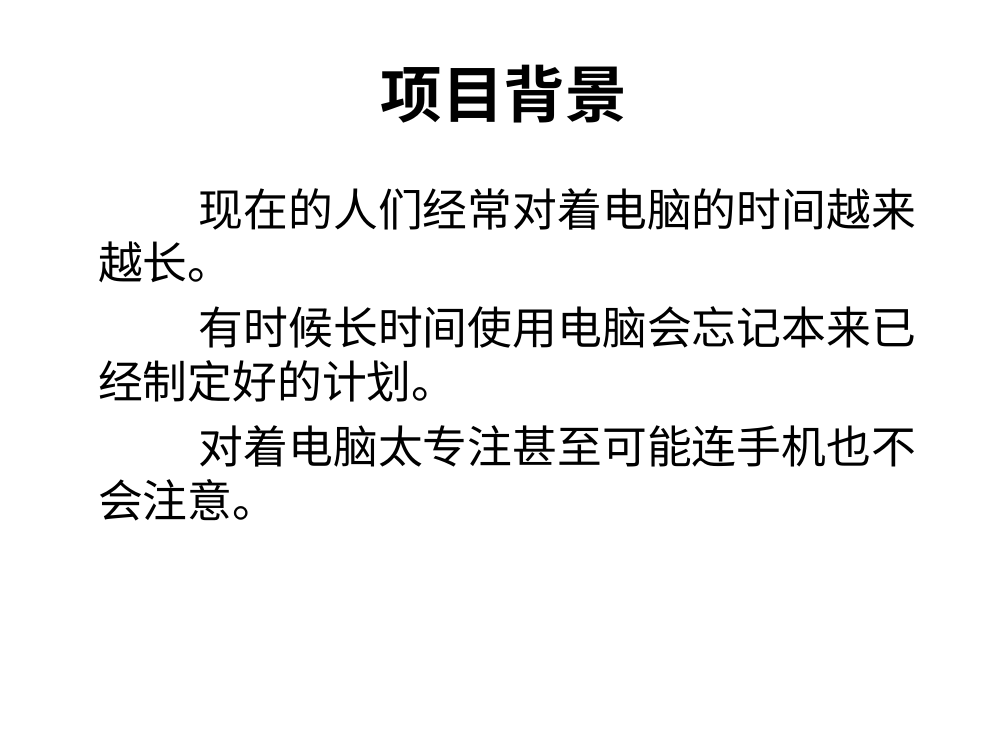
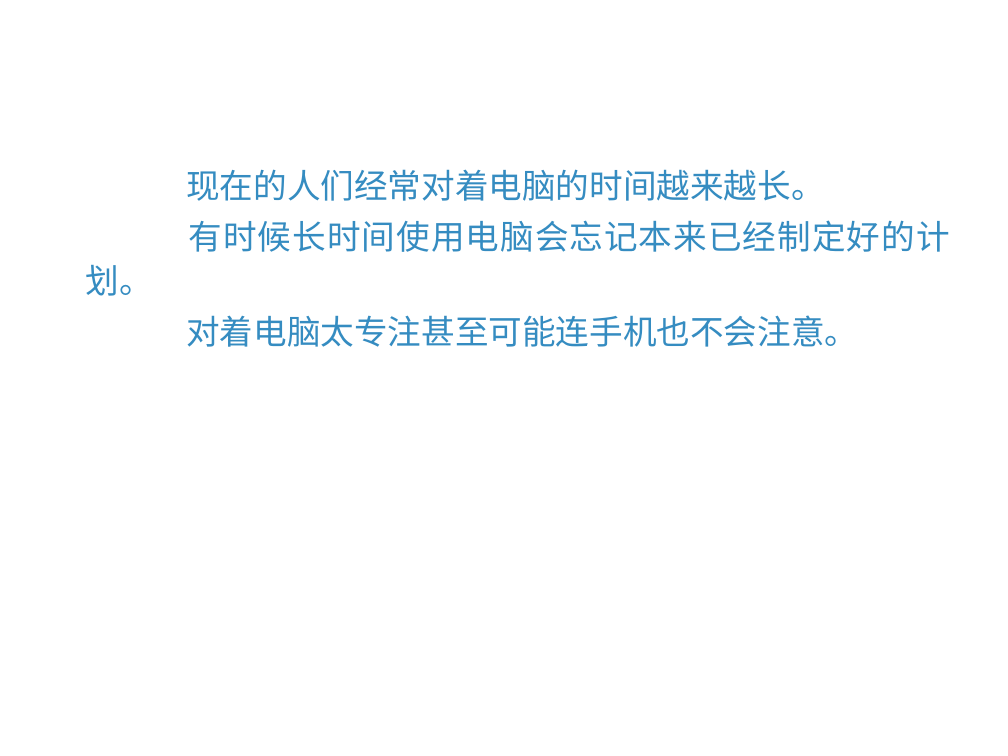
Before and after one commit to tzy502/test, a slide deck: slide 3 of G07项目介绍.ppt. Drawn at 1008x756 pixels with LibreOffice and Linux fonts; fonts in the diff are those of the drawing; background and template pictures are left out. Boxes give left, top, right and bottom in pixels: in the first picture for what was removed or moved away, otherwise in the second. Text is boxed around its words. In the diff, an @@ line names an element or a change of style, - is before the commit and + after.

```diff
--- a/G07项目介绍.ppt
+++ b/G07项目介绍.ppt
@@ title "项目背景": place and size @@
-title "项目背景" at (381,64,627,123)
+title "项目背景" at (93,0,879,82)
@@ title "项目背景" at (93,0,879,82): size 44 to 32 pt, font Calibri to Noto Sans CJK SC, text colour #000000 to #FFFFFF; line spacing 1 to 0.9; vertical alignment middle to bottom @@
@@ text "现在的人们经常对着电脑的时间越来越长。": place and size @@
-text "现在的人们经常对着电脑的时间越来越长。" at (98,188,916,521)
+text "现在的人们经常对着电脑的时间越来越长。" at (85,169,950,347)
@@ text "现在的人们经常对着电脑的时间越来越长。" at (85,169,950,347): size 32 to 24 pt, font Calibri to Noto Sans CJK SC, text colour #000000 to #358CC1; alignment left to justified; indent changed; line spacing 1 to 1.1; less space between paragraphs @@
```
Also in this commit, not shown: 21 other slides changed, 1 slide added, 7 slides removed, 6 other files.
